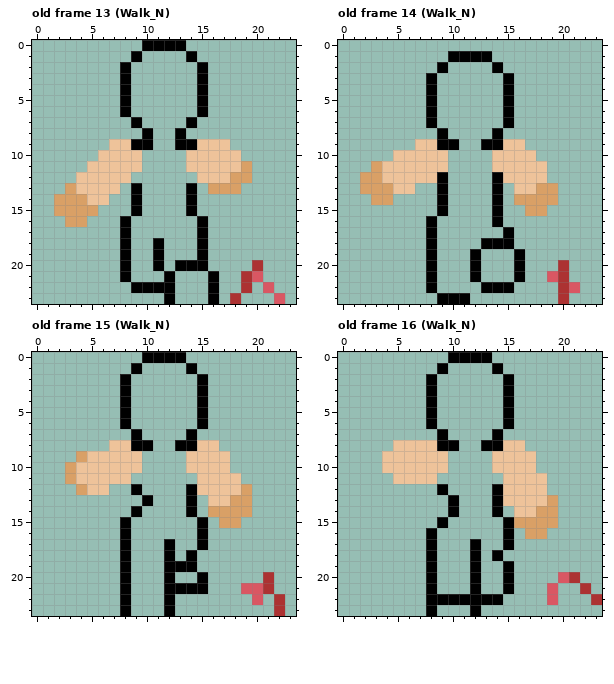
Two versions of one pixel-art file, The Curious Life of Eden/Assets/Sprites/EdenSprites.aseprite. That is the earlier state.
24x24 pixels, 25 frames. Shown: old frame 13 (Walk_N), old frame 14 (Walk_N), old frame 15 (Walk_N), old frame 16 (Walk_N). The commit also changed other frames, which this record leaves out.
Now the later version:
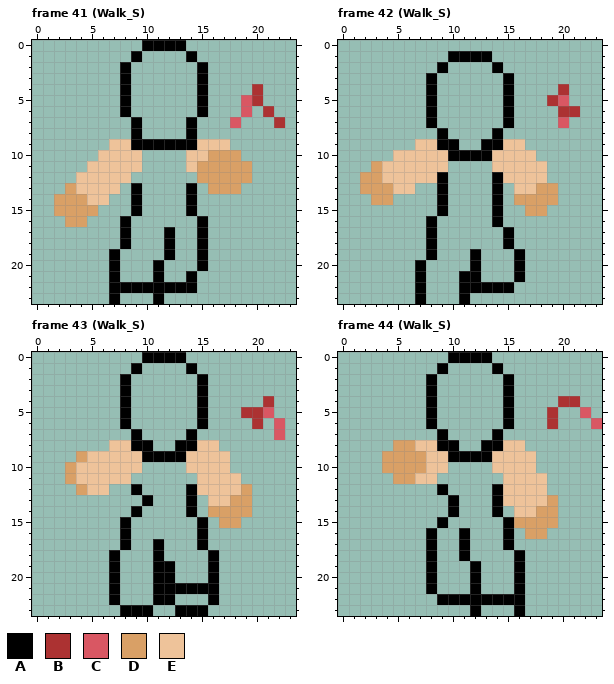
Palette (. is transparent): A #000000  B #ac3232  C #d95763  D #d9a066  E #eec39a
A new or re-ordered frame is compared with the old frame closest to it.
Diff:
frames 25 -> 72
layer "Sketch/Sketch_Legs" added
layer "Sketch/Sketch_Torso" added
layer "Sketch/Sketch_Arm" added
layer "Sketch/Sketch_Head" added
layer "Sketch_Legs" removed
layer "Sketch_Torso" removed
layer "Sketch_Arm" removed
layer "Sketch_Head" removed
Changed rows in their new state; - is an unchanged pixel.
Frame 41 (Walk_S) is new; against old frame 13 (Walk_N):
first column x 9:
 4 -----------B--
 5 ----------CB--
 6 ----------C-B-
 7 ---------C---B
 8 A.--.A--------
 9 --AA----------
10 -------DDD----
11 ------DDDD----
12 ------DDD-----
first column x 7:
17 -----A----------
18 ----.A----------
19 A.--.A----------
20 A.----..-----.--
21 A.--A.-A-.--..--
22 AA----AA-.--.-.-
23 A---A.---.-.---.
Frame 42 (Walk_S) is new; against old frame 14 (Walk_N):
first column x 10:
 4 ----------B-
 5 ---------BC-
 6 ----------BB
 7 ----------C-
10 AAAA--------
first column x 7:
18 ------..-------
20 A.-----------.-
21 A.--A-------..-
22 A.--AA-------..
23 A-..---------.-
Frame 43 (Walk_S) is new; against old frame 15 (Walk_N):
first column x 10:
 4 -----------B-
 5 ---------BBC-
 6 ----------B-C
 7 ------------C
 9 AAAA---------
first column x 7:
17 ----A.----------
18 A.--A.-.-A------
19 A.--A-..-A------
20 A.--A---.A----.-
21 A.--A----A--...-
22 A.--A----A---.-.
23 --AA-.AAA------.
Frame 44 (Walk_S) is new; against old frame 16 (Walk_N):
first column x 4:
 4 ----------------BB--
 5 ---------------B--C-
 6 ---------------B---C
 8 -DD-----------------
 9 DDDD--AAAA----------
10 DDDD----------------
11 -DD-----------------
first column x 8:
16 ---A------------
17 ---A.-----------
18 ---A.-.-A-------
19 -------.A-------
20 -------.A---..--
21 -------.A--.--.-
22 .------AA--.---.
23 .-------A-------
